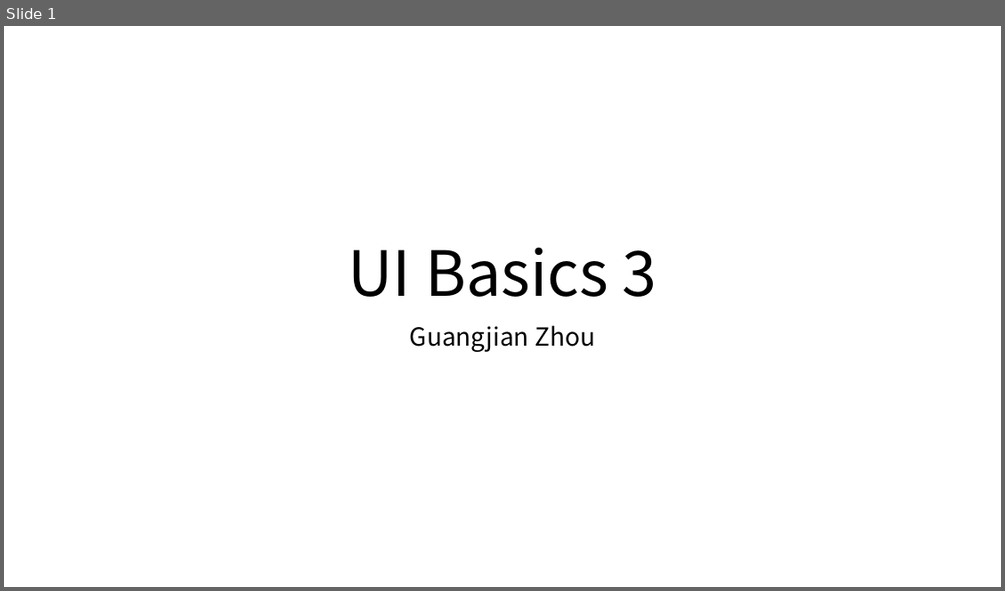
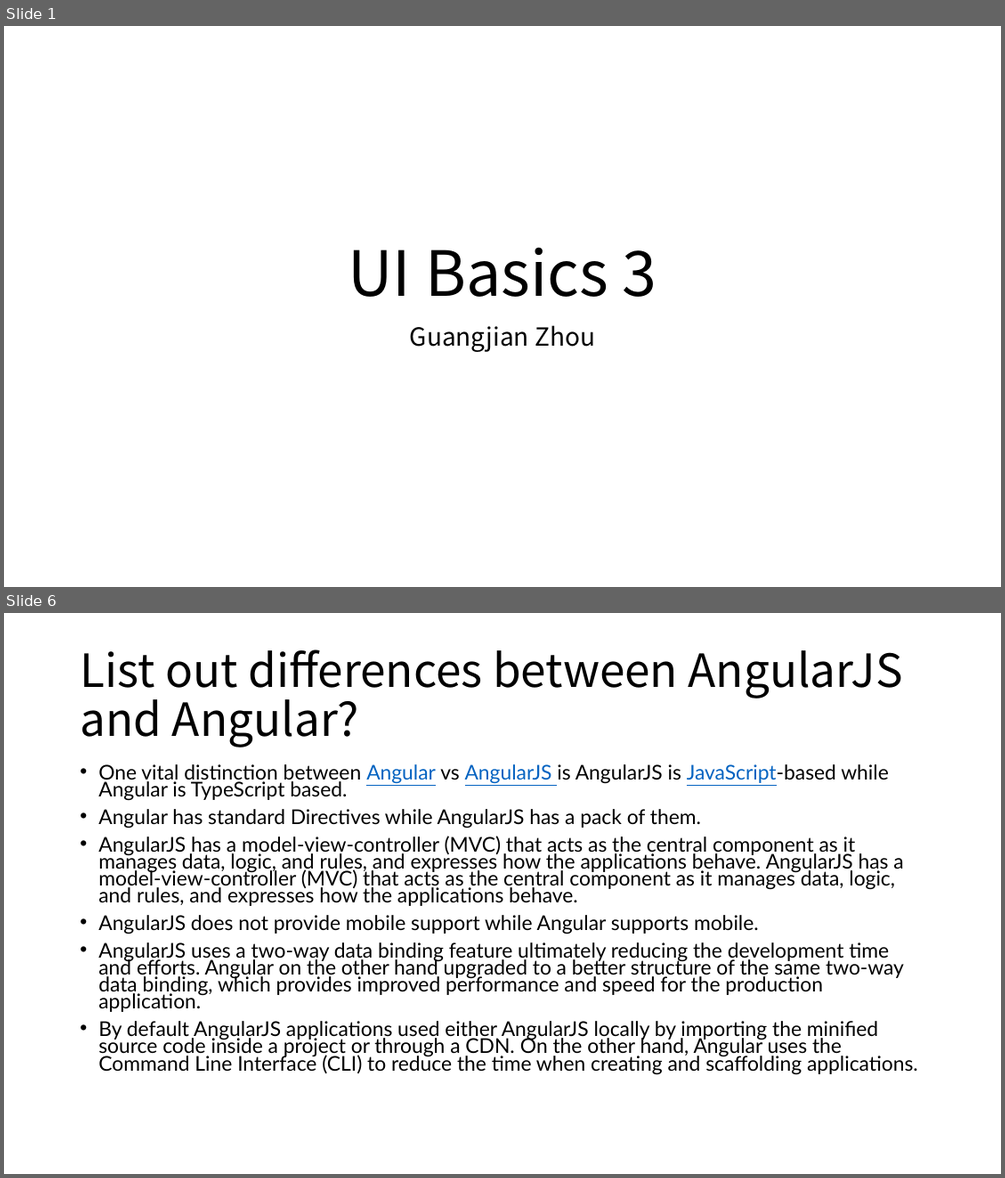
Before and after one commit to Marvioo/Cogent, a slide deck: Java Basics/UI Basics 3.pptx. Shown one above the other, each under a label of ours: slide 1 before the commit, slides 1 and 6 after it; the slides between them are not shown. The pictures are 1005x591 and 1005x1178 pixels, drawn with LibreOffice and Linux fonts; fonts in the diff are those of the drawing. Boxes give left, top, right and bottom in pixels: in the first picture for what was removed or moved away, otherwise in the second. Text is boxed around its words. In the diff, an @@ line names an element or a change of style, - is before the commit and + after.

Commit message:
updated

```diff
--- a/Java Basics/UI Basics 3.pptx
+++ b/Java Basics/UI Basics 3.pptx
@@ slide 6 added at bbox=[4, 613, 1001, 1174], background #FFFFFF @@
@@ title added at bbox=[80, 649, 903, 747], 44 pt, text #000000 @@
+List out differences between AngularJS and Angular?
@@ text added at bbox=[98, 764, 918, 1074], 19.6 pt, text #000000 @@
+• One vital distinction between Angular vs AngularJS is AngularJS is JavaScript-based while Angular is TypeScript based.
+• Angular has standard Directives while AngularJS has a pack of them.
+• AngularJS has a model-view-controller (MVC) that acts as the central component as it manages data, logic, and rules, and expresses how the applications behave. AngularJS has a model-view-controller (MVC) that acts as the central component as it manages data, logic, and rules, and expresses how the applications behave.
+• AngularJS does not provide mobile support while Angular supports mobile.
+• AngularJS uses a two-way data binding feature ultimately reducing the development time and efforts. Angular on the other hand upgraded to a better structure of the same two-way data binding, which provides improved performance and speed for the production application.
+• By default AngularJS applications used either AngularJS locally by importing the minified source code inside a project or through a CDN. On the other hand, Angular uses the Command Line Interface (CLI) to reduce the time when creating and scaffolding applications.
```
Also in this commit, not shown: 2 slides changed, 12 other slides added.
